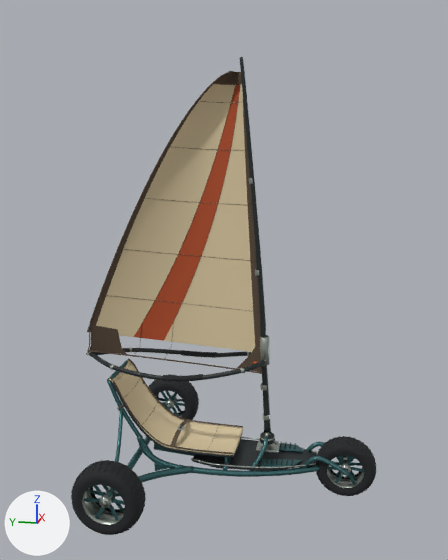
The glTF model public/models/sand-kart/sand_sail_kart.glb, before and after one commit.
Camera for both pictures: a 50 mm camera at (-5.51, -1.19, 3.45) aimed at (-0.02, -0.09, 2.08). Lighting does not change. The marker at lower left points along +X, +Y and +Z. The picture after the commit comes second. Where no turn or scale is listed for an object, it has been applied to the vertices. Vertices at exactly the same position are counted once.

Names of what the first picture shows: 'Cambered_Canvas_Sail', 'Chassis_Canvas', 'Chassis_Dark', 'Chassis_Frame', 'Chassis_Metal', 'Chassis_Web', 'Rig_Dark', 'Rig_Web', 'Wheel_Front_Rubber', 'Wheel_Rear_L_Metal', 'Wheel_Rear_L_Rubber', 'Wheel_Rear_R_Rubber' and 9 more.
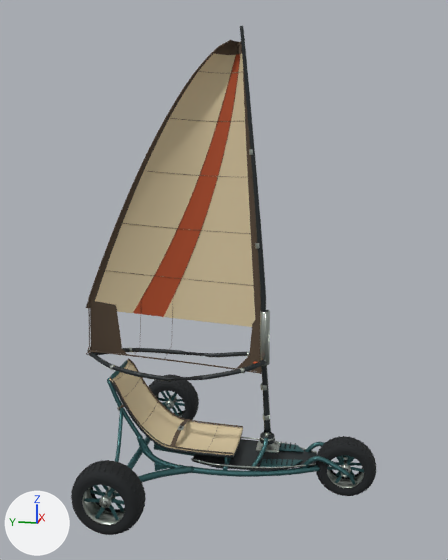
Commit message: Sand kart: grips slimmed to a tool handle's thickness, sail 25 cm higher again

What changed in the scene script:
```text
Change me_cambered_canvas_sail:
    used by ob_cambered_canvas_sail; location = (0.0, 0.0, 0.0)
    remove me_cambered_canvas_sail.from_pydata(...)  # 1372 vertices, 2592 faces; spans x 0.0..0.18, y -0.49..1.3, z 1.35..3.92
    add me_cambered_canvas_sail.from_pydata(...)  # 1372 vertices, 2592 faces; spans x 0.0..0.18, y -0.49..1.3, z 1.6..4.17
    me_cambered_canvas_sail part 1: the whole mesh is moved by (0.0, 0.0, 0.25)
Change me_tapered_mast:
    used by ob_rig_dark; location = (0.0, 0.0, 0.0)
    remove me_tapered_mast.from_pydata(...)  # 1322 vertices, 2576 faces; spans x -0.36..0.36, y -0.55..1.29, z 0.58..4.03
    add me_tapered_mast.from_pydata(...)  # 1322 vertices, 2576 faces; spans x -0.36..0.36, y -0.55..1.29, z 0.58..4.28
    me_tapered_mast part 2: all 306 vertices in x -0.03..0.03, y -0.48..-0.22, z 1.69..4.03 are moved by (0.0, 0.0, 0.25)
    other edits to the shape of me_tapered_mast do not show in these pictures
Change me_sail_edge_binding:
    used by ob_rig_web; location = (0.0, 0.0, 0.0)
    remove me_sail_edge_binding.from_pydata(...)  # 3692 vertices, 7068 faces; spans x -0.02..0.19, y -0.5..1.32, z 1.12..3.93
    add me_sail_edge_binding.from_pydata(...)  # 3692 vertices, 7068 faces; spans x -0.02..0.19, y -0.5..1.32, z 1.12..4.18
    me_sail_edge_binding part 3: the loose piece of 125 vertices spanning x 0.0..0.18, y -0.45..1.15, z 1.76..1.86 is moved by (0.0, 0.0, 0.25)
    me_sail_edge_binding part 4: the loose piece of 125 vertices spanning x 0.0..0.17, y -0.4..0.94, z 2.25..2.33 is moved by (0.0, 0.0, 0.25)
    me_sail_edge_binding part 5: the loose piece of 125 vertices spanning x 0.0..0.16, y -0.36..0.7, z 2.76..2.82 is moved by (0.0, 0.0, 0.25)
    me_sail_edge_binding part 6: the loose piece of 125 vertices spanning x 0.0..0.15, y -0.31..0.44, z 3.25..3.28 is moved by (0.0, 0.0, 0.25)
    me_sail_edge_binding part 7: 1783 of the vertices in x -0.01..0.18, y -0.47..1.27, z 1.53..3.93 are moved by (0.0, 0.0, 0.25)
    other edits to the shape of me_sail_edge_binding do not show in these pictures
```

Changed parts and their boxes (x1, y1, x2, y2) in the pictures (448 x 560 px; the box of a moved part takes in the faces that stretch with it):
'Cambered_Canvas_Sail', moved
    before: (87, 71, 260, 352)
    after: (86, 40, 261, 327)
'Rig_Web', reshaped (10% taller)
    before: (86, 71, 262, 374)
    after: (86, 40, 262, 374)
'Rig_Dark', reshaped (9% taller)
    before: (89, 57, 271, 432)
    after: (89, 25, 271, 432)
part 2 of me_tapered_mast, moved or reshaped
    before: (239, 57, 266, 338)
    after: (240, 25, 266, 312)
part 3 of me_sail_edge_binding, moved or reshaped
    before: (105, 295, 256, 312)
    after: (103, 270, 256, 286)
part 4 of me_sail_edge_binding, moved or reshaped
    before: (124, 249, 252, 261)
    after: (123, 223, 250, 234)
part 5 of me_sail_edge_binding, moved or reshaped
    before: (148, 198, 240, 205)
    after: (140, 170, 229, 177)
part 6 of me_sail_edge_binding, moved or reshaped
    before: (167, 146, 215, 150)
    after: (171, 118, 234, 122)
part 7 of me_sail_edge_binding, moved or reshaped
    before: (89, 71, 260, 356)
    after: (88, 40, 260, 356)
